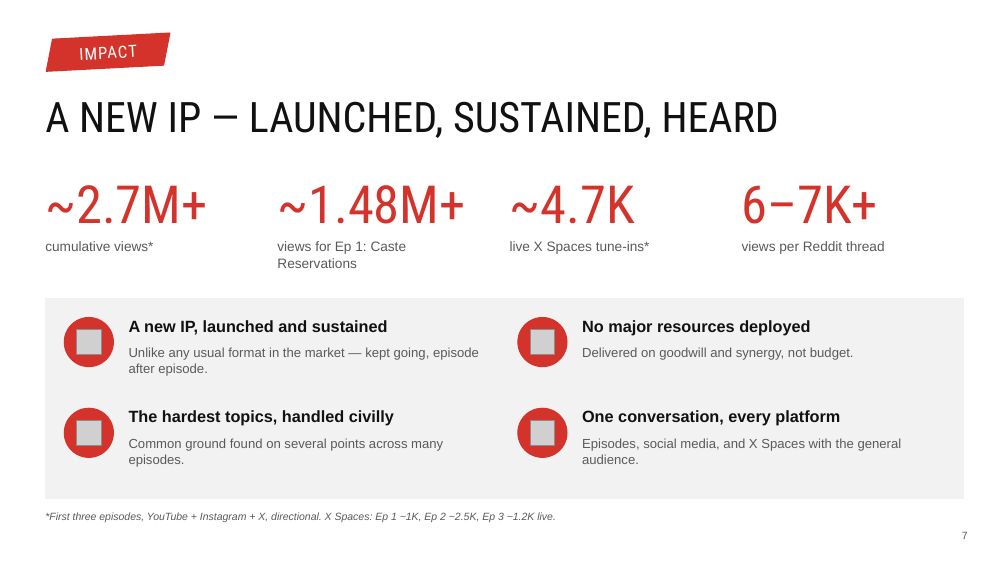
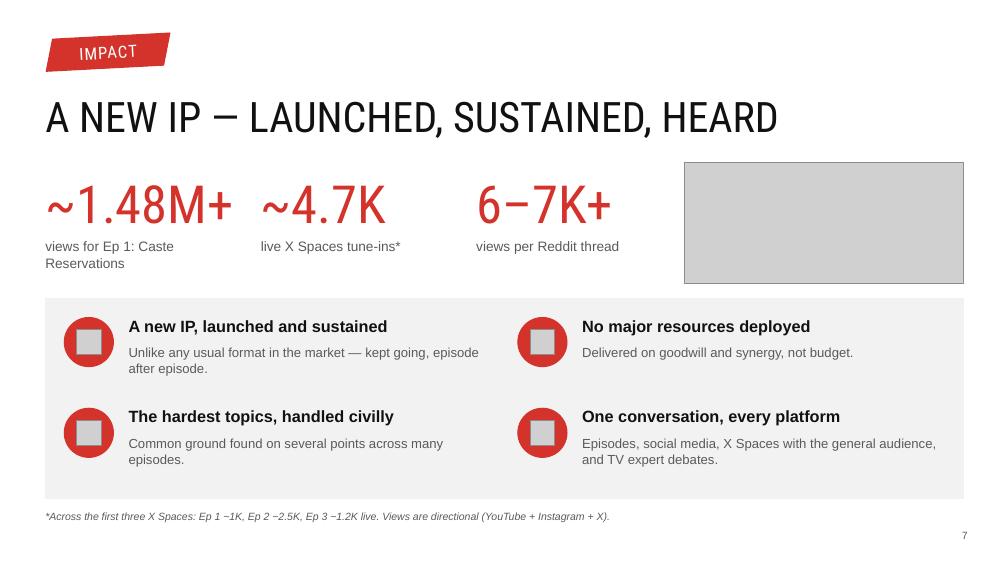
Before and after one commit to puneetnayak31-svg/nayak, a slide deck: slide 7 of chairmans-award/3C_Chairmans_Award_Team.pptx. Drawn at 1008x567 pixels with LibreOffice and Linux fonts; fonts in the diff are those of the drawing; grey boxes stand for pictures; background and template pictures are left out. Boxes give left, top, right and bottom in pixels: in the first picture for what was removed or moved away, otherwise in the second. Text is boxed around its words. In the diff, an @@ line names an element or a change of style, - is before the commit and + after.

```diff
--- a/chairmans-award/3C_Chairmans_Award_Team.pptx
+++ b/chairmans-award/3C_Chairmans_Award_Team.pptx
@@ text "~1.48M+": place and size @@
-text "~1.48M+" at [277,185,465,224]
+text "~1.48M+" at [45,185,233,224]
@@ text "~4.7K": place and size @@
-text "~4.7K" at [510,185,635,224]
+text "~4.7K" at [261,185,386,224]
@@ text "6–7K+": place and size @@
-text "6–7K+" at [742,185,879,224]
+text "6–7K+" at [476,185,613,224]
@@ picture added at [684,163,964,284] @@
@@ text removed at [45,185,207,224] @@
-~2.7M+
@@ text "views for Ep 1: Caste ...": place and size @@
-text "views for Ep 1: Caste ..." at [277,241,407,268]
+text "views for Ep 1: Caste ..." at [45,241,174,268]
@@ text "live X Spaces tune-ins*": place and size @@
-text "live X Spaces tune-ins*" at [510,241,650,254]
+text "live X Spaces tune-ins*" at [261,241,401,254]
@@ text "views per Reddit thread": place and size @@
-text "views per Reddit thread" at [742,241,885,254]
+text "views per Reddit thread" at [476,241,620,254]
@@ text removed at [45,241,153,251] @@
-cumulative views*
@@ text at [582,438,936,467]: text changed @@
-Episodes, social media, and X Spaces with the general audience.
+Episodes, social media, X Spaces with the general audience, and TV expert debates.
@@ text at [45,512,610,522]: text changed @@
-*First three episodes, YouTube + Instagram + X, directional. X Spaces: Ep 1 ~1K, Ep 2 ~2.5K, Ep 3 ~1.2K live.
+*Across the first three X Spaces: Ep 1 ~1K, Ep 2 ~2.5K, Ep 3 ~1.2K live. Views are directional (YouTube + Instagram + X).
```
Also in this commit, not shown: 6 other slides changed, 2 other files.
